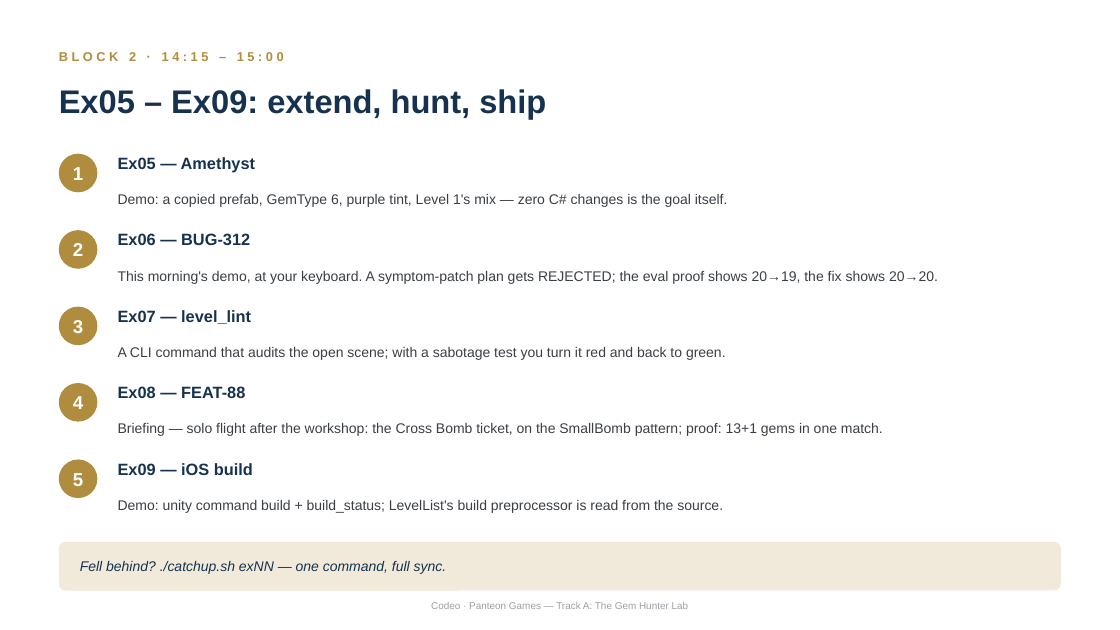
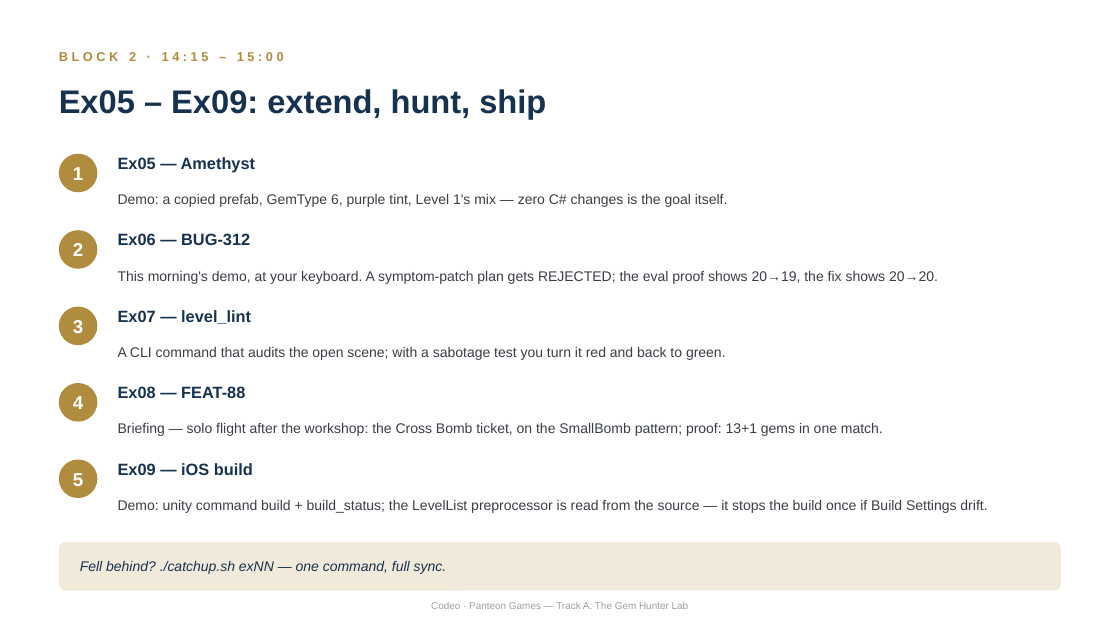
Before and after one commit to thickiran/panteon-workshop-materials, a slide deck: slide 5 of single_day/slides/04_track_a_gem_hunter.pptx. Drawn at 1120x630 pixels with LibreOffice and Linux fonts; fonts in the diff are those of the drawing. Boxes give left, top, right and bottom in pixels: in the first picture for what was removed or moved away, otherwise in the second. Text is boxed around its words. In the diff, an @@ line names an element or a change of style, - is before the commit and + after.

```diff
--- a/single_day/slides/04_track_a_gem_hunter.pptx
+++ b/single_day/slides/04_track_a_gem_hunter.pptx
@@ text at (x1=118, y1=500, x2=987, y2=513): text changed @@
-Demo: unity command build + build_status; LevelList's build preprocessor is read from the source.
+Demo: unity command build + build_status; the LevelList preprocessor is read from the source — it stops the build once if Build Settings drift.
```
Also in this commit, not shown: 1 other slide changed, 4 other files.
